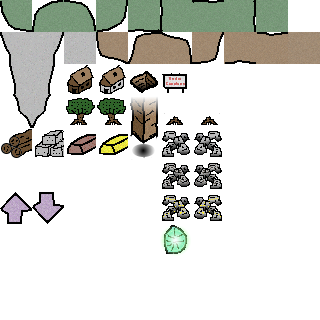
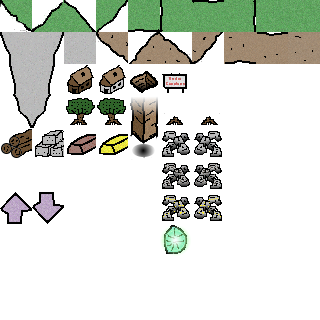
Before/after of a w=320, h=320 layered artwork. What changed in the layer stack:
painted on "earth edge copy #5" over bbox(264, 54, 278, 58)
painted on "earth edge copy #4" over bbox(229, 37, 244, 50)
renamed "earth edge copy #3" to "earth edge copy #2", painted on it over bbox(193, 32, 224, 64)
painted on "earth edge copy #1" over bbox(160, 32, 192, 63)
painted on "earth edge copy" over bbox(128, 32, 158, 64)
painted on "earth edge" over bbox(96, 34, 128, 64)
painted on "Grass Edge copy #2" over bbox(192, 2, 224, 32)
painted on "Grass Edge copy #1" over bbox(224, 0, 254, 32)
painted on "Grass Edge copy" over bbox(162, 0, 192, 32)
painted on "Grass Edge" over bbox(128, 0, 160, 30)
added layer "Grass copy" above "Grass" over bbox(288, 0, 320, 32)
painted on "Grass" over bbox(256, 0, 288, 32)
painted on "Edge 4" over bbox(96, 0, 128, 32)
painted on "Edge 3" over bbox(64, 0, 96, 32)
painted on "Edge 2" over bbox(32, 0, 64, 32)
painted on "Edge" over bbox(0, 0, 32, 32)
painted on "dirt" over bbox(295, 36, 313, 61)
